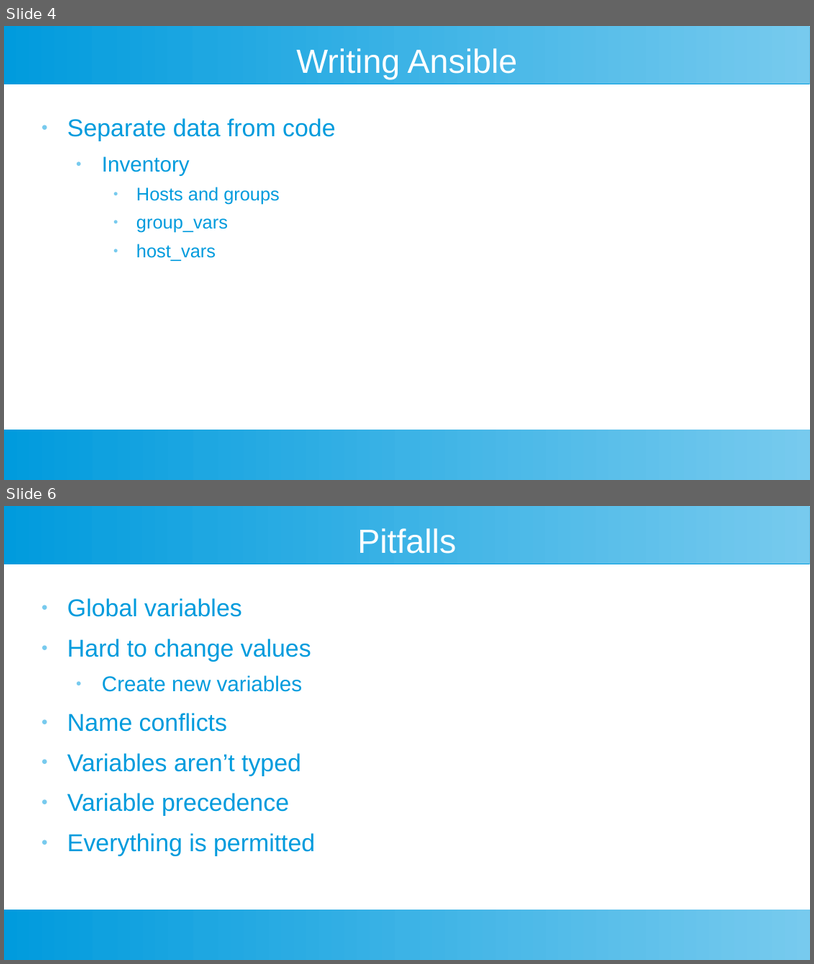
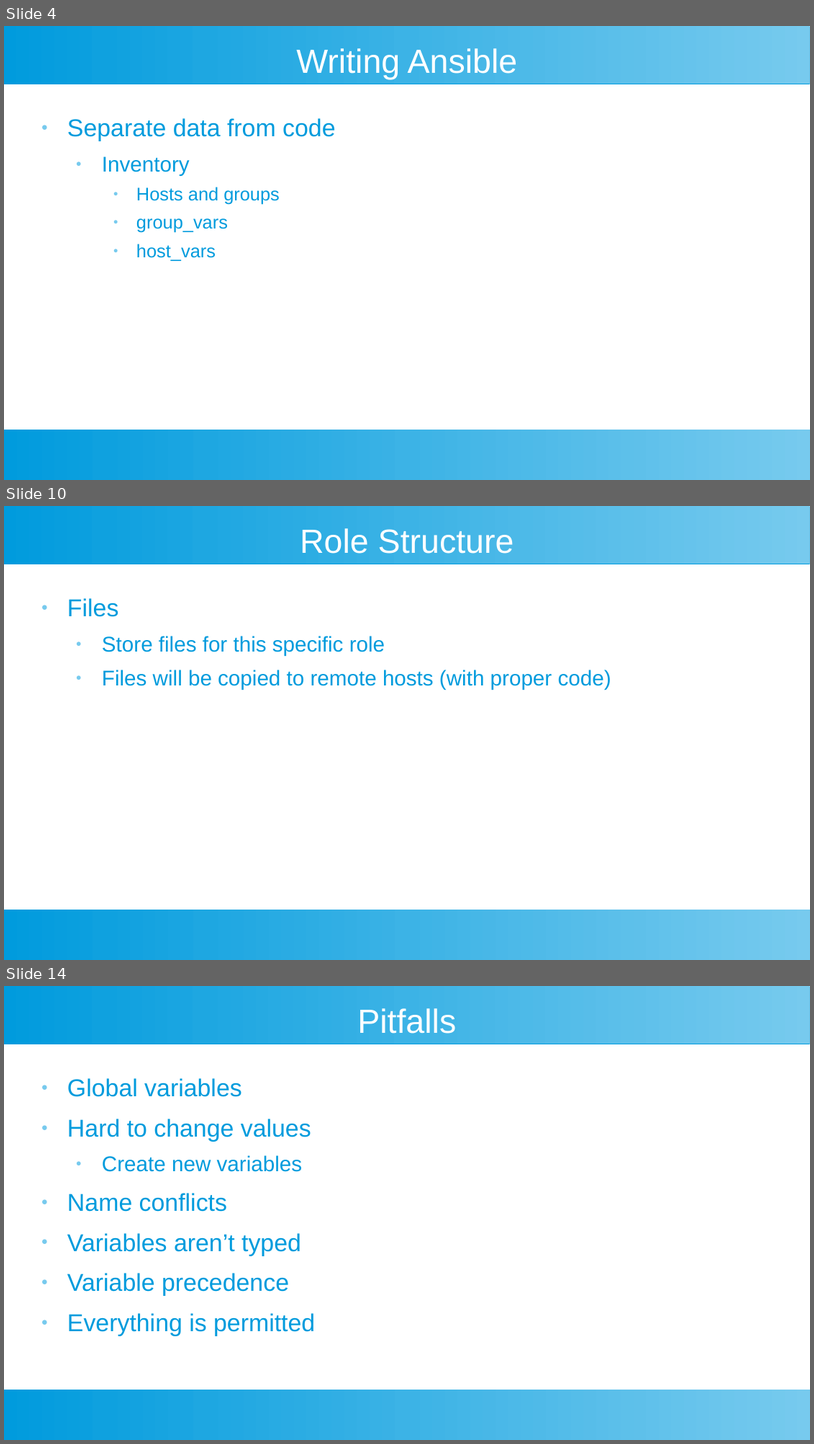
Before and after one commit to riffraff169/ansible-training, a slide deck: docs/ansible-slides.odp. Shown one above the other, each under a label of ours: slides 4 and 6 before the commit, slides 4, 10 and 14 after it; the slides between them are not shown. The pictures are 814x964 and 814x1444 pixels, drawn with LibreOffice and Linux fonts; fonts in the diff are those of the drawing. Boxes give left, top, right and bottom in pixels: in the first picture for what was removed or moved away, otherwise in the second. Text is boxed around its words. In the diff, an @@ line names an element or a change of style, - is before the commit and + after.

```diff
--- a/docs/ansible-slides.odp
+++ b/docs/ansible-slides.odp
@@ slide 10 added at [4,506,810,960], background #FFFFFF; not listed: 2 template elements that a slide beside it also shows @@
@@ title added at [300,528,514,554], 33 pt, text #FFFFFF @@
+Role Structure
@@ text added at [67,598,612,690], 21 pt, text #009BDD @@
+● Files
+  ● Store files for this specific role
+  ● Files will be copied to remote hosts (with proper code)
@@ what was slide 6 is now slide 14 @@
```
Also in this commit, not shown: 1 slide changed, 8 other slides added, 1 other file.
